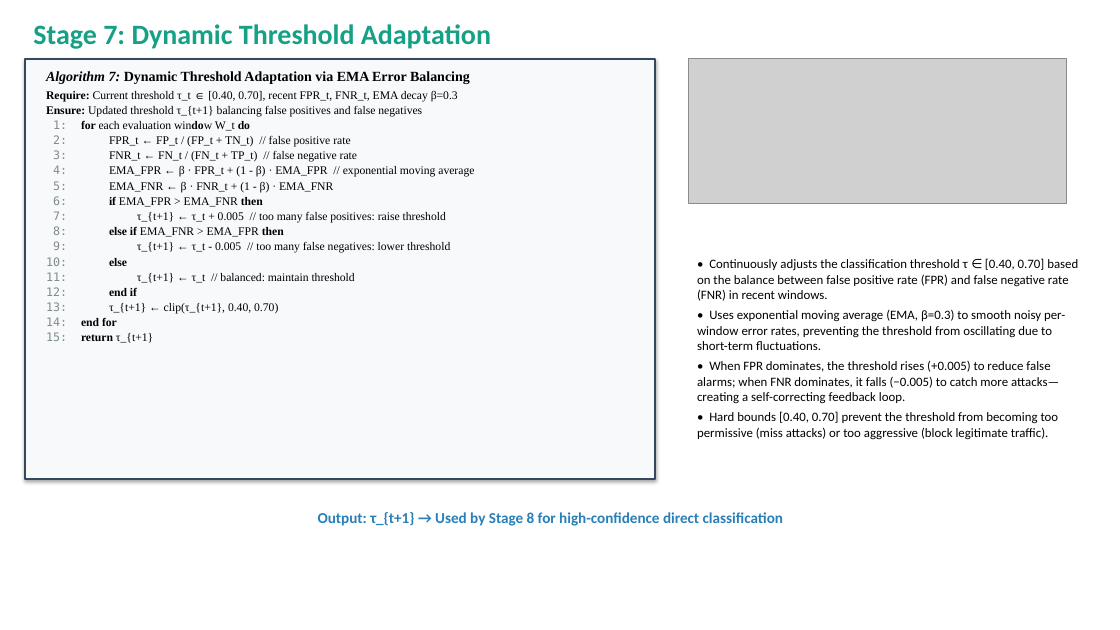
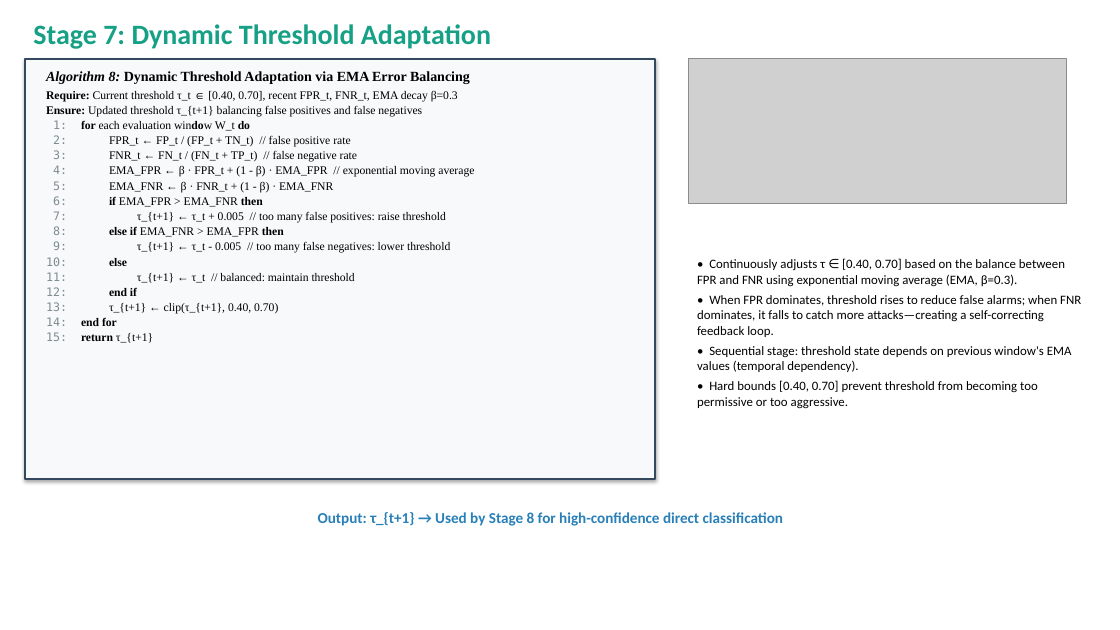
Before and after one commit to pcy12345/adaptive-ids-asrrl, a slide deck: slide 11 of ASRRL_Methodology.pptx (slide 10 before the commit). Drawn at 1120x630 pixels with LibreOffice and Linux fonts; fonts in the diff are those of the drawing; grey boxes stand for pictures. Boxes give left, top, right and bottom in pixels: in the first picture for what was removed or moved away, otherwise in the second. Text is boxed around its words. In the diff, an @@ line names an element or a change of style, - is before the commit and + after.

```diff
--- a/ASRRL_Methodology.pptx
+++ b/ASRRL_Methodology.pptx
@@ text at (46, 71, 470, 84): text changed @@
-Algorithm 7: Dynamic Threshold Adaptation via EMA Error Balancing
+Algorithm 8: Dynamic Threshold Adaptation via EMA Error Balancing
@@ text at (697, 258, 1081, 409): text changed @@
-• Continuously adjusts the classification threshold τ ∈ [0.40, 0.70] based on the balance between false positive rate (FPR) and false negative rate (FNR) in recent windows.
-• Uses exponential moving average (EMA, β=0.3) to smooth noisy per-window error rates, preventing the threshold from oscillating due to short-term fluctuations.
-• When FPR dominates, the threshold rises (+0.005) to reduce false alarms; when FNR dominates, it falls (−0.005) to catch more attacks—creating a self-correcting feedback loop.
-• Hard bounds [0.40, 0.70] prevent the threshold from becoming too permissive (miss attacks) or too aggressive (block legitimate traffic).
+• Continuously adjusts τ ∈ [0.40, 0.70] based on the balance between FPR and FNR using exponential moving average (EMA, β=0.3).
+• When FPR dominates, threshold rises to reduce false alarms; when FNR dominates, it falls to catch more attacks—creating a self-correcting feedback loop.
+• Sequential stage: threshold state depends on previous window's EMA values (temporal dependency).
+• Hard bounds [0.40, 0.70] prevent threshold from becoming too permissive or too aggressive.
```
Also in this commit, not shown: 11 other slides changed, 2 slides added, 1 other file.
